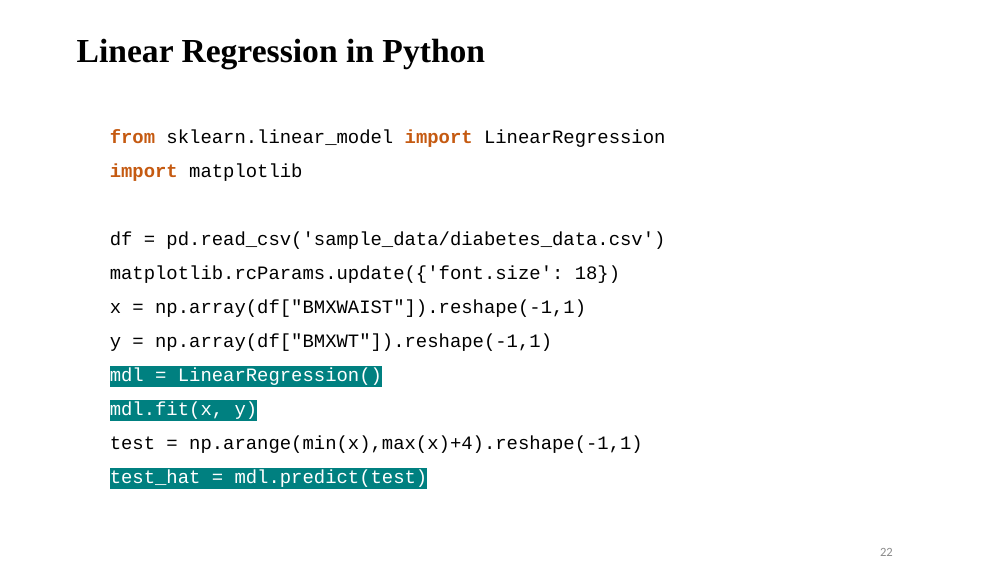
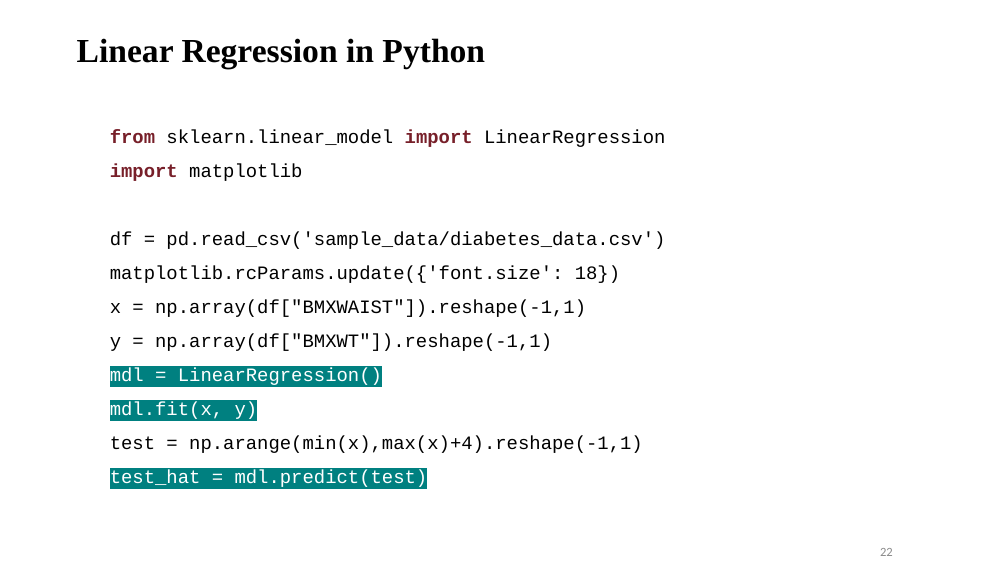
Before and after one commit to qahtanaa/qahtanaa.wep_mlb_24.io, a slide deck: slide 22 of lectures/day_2/WEP24_Day2_Regression.pptx. Drawn at 1008x567 pixels with LibreOffice and Linux fonts; fonts in the diff are those of the drawing; background and template pictures are left out. Boxes give left, top, right and bottom in pixels: in the first picture for what was removed or moved away, otherwise in the second. Text is boxed around its words. In the diff, an @@ line names an element or a change of style, - is before the commit and + after.

```diff
--- a/lectures/day_2/WEP24_Day2_Regression.pptx
+++ b/lectures/day_2/WEP24_Day2_Regression.pptx
@@ text at box(110, 130, 665, 181): text colour #C55A11 to #771F28 in "from import", "import" @@
```
Also in this commit, not shown: 6 other slides changed, 2 slides added, 2 slides removed, 2 other files.
